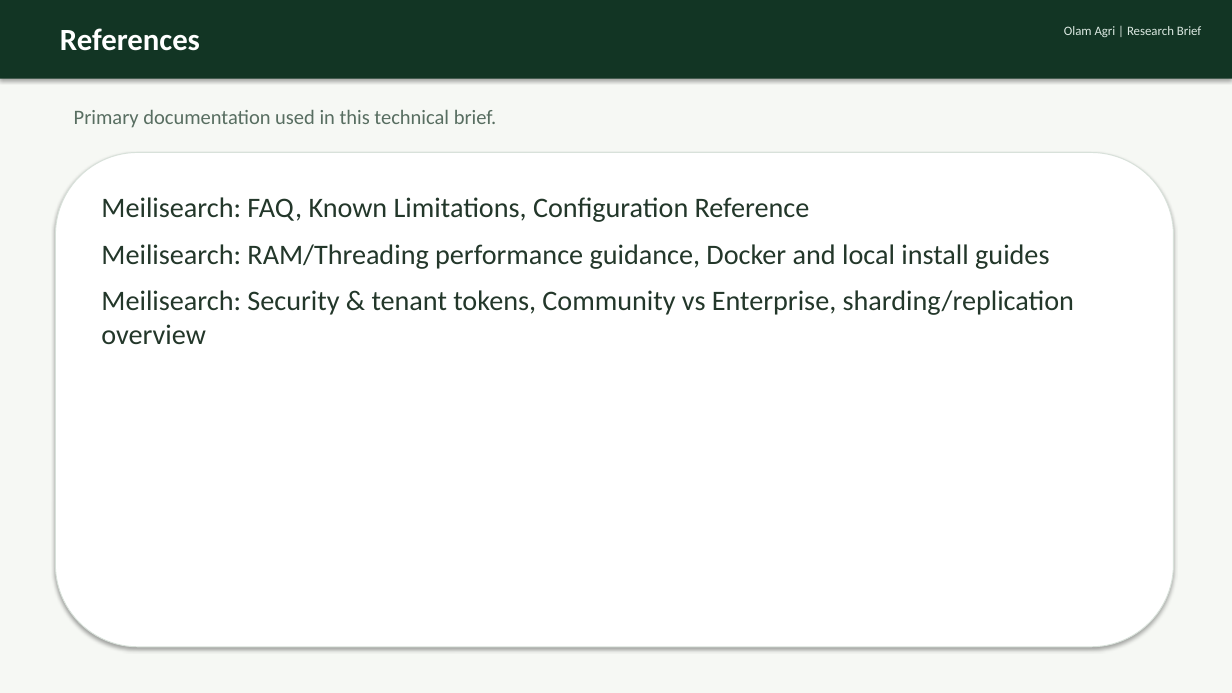
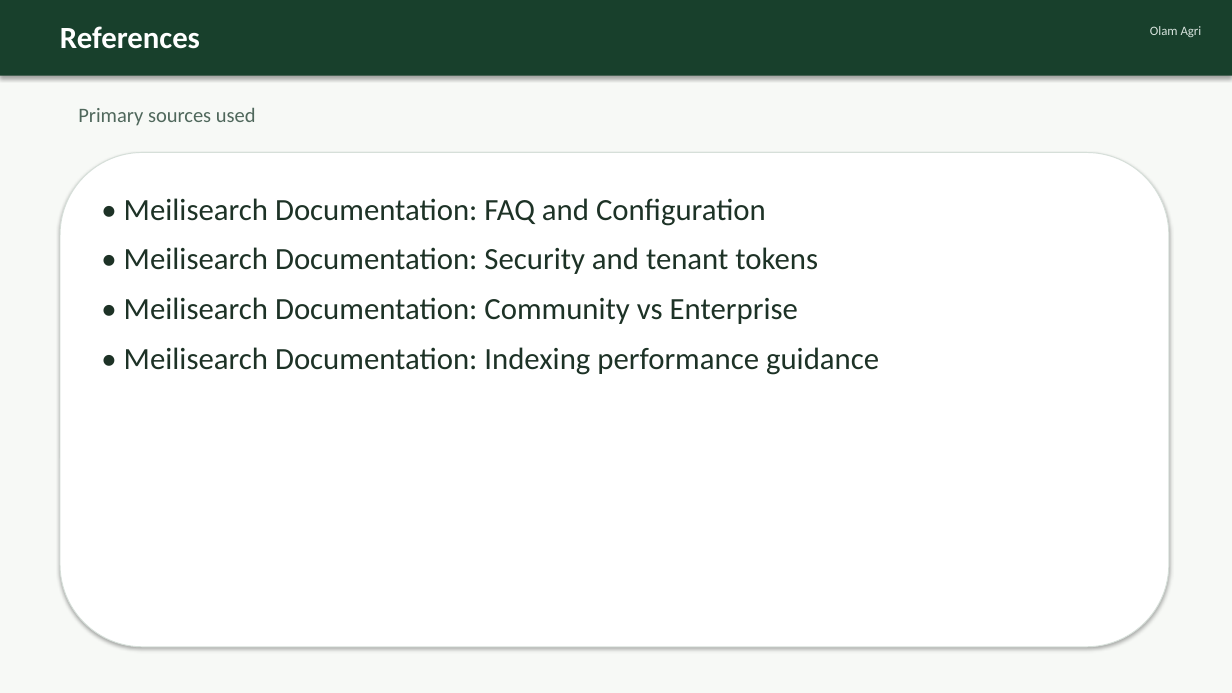
Before and after one commit to DARREN-2000/temporary, a slide deck: slide 9 of Meilisearch_Olam_Agri_Presentation.pptx (slide 10 before the commit). Drawn at 1232x693 pixels with LibreOffice and Linux fonts; fonts in the diff are those of the drawing. Boxes give left, top, right and bottom in pixels: in the first picture for what was removed or moved away, otherwise in the second. Text is boxed around its words. In the diff, an @@ line names an element or a change of style, - is before the commit and + after.

```diff
--- a/Meilisearch_Olam_Agri_Presentation.pptx
+++ b/Meilisearch_Olam_Agri_Presentation.pptx
@@ rectangle at <box>0,0,1232,693</box>: fill #F6F8F4 to #F7F9F6 @@
@@ rectangle at <box>0,0,1232,76</box>: fill #123524 to #18402C @@
@@ text at <box>1150,26,1202,37</box>: text changed; text colour #DCE9E2 to #D7E3DD @@
-Olam Agri | Research Brief
+Olam Agri
@@ text at <box>78,107,256,126</box>: text changed; text colour #586E61 to #50685C @@
-Primary documentation used in this technical brief.
+Primary sources used
@@ rounded rectangle: place and size @@
-rounded rectangle at <box>55,152,1174,647</box>
+rounded rectangle at <box>60,152,1169,647</box>
@@ rounded rectangle at <box>60,152,1169,647</box>: outline #D8E1DA 0.75 pt to #D6DFD9 0.75 pt @@
@@ text at <box>124,198,879,375</box>: text changed; size 22 to 24 pt; text colour #23372A to #1D3226 @@
-Meilisearch: FAQ, Known Limitations, Configuration Reference
-Meilisearch: RAM/Threading performance guidance, Docker and local install guides
-Meilisearch: Security & tenant tokens, Community vs Enterprise, sharding/replication overview
+• Meilisearch Documentation: FAQ and Configuration
+• Meilisearch Documentation: Security and tenant tokens
+• Meilisearch Documentation: Community vs Enterprise
+• Meilisearch Documentation: Indexing performance guidance
```
Also in this commit, not shown: 8 slides added, 9 slides removed, 1 other file.
